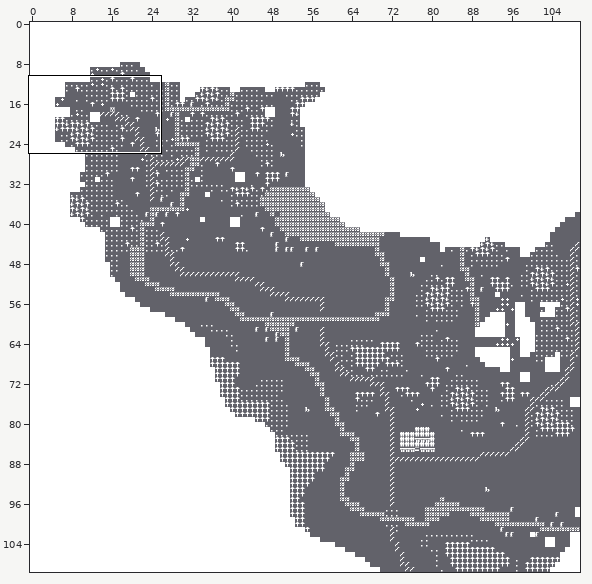
One commit to this Tiled map: raw/map.tmx. The picture above shows the old version from afar; the outline marks the close-up.
Close-up. Before the edit:
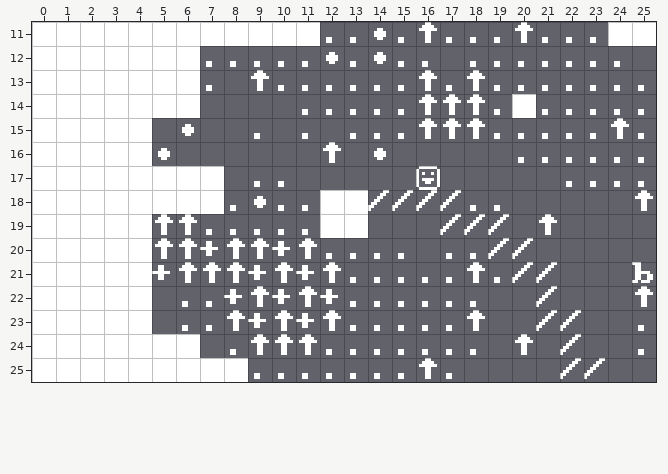
Cells are 8x8 px. Shown: x 0..25, y 11..25.
The same view after the edit:
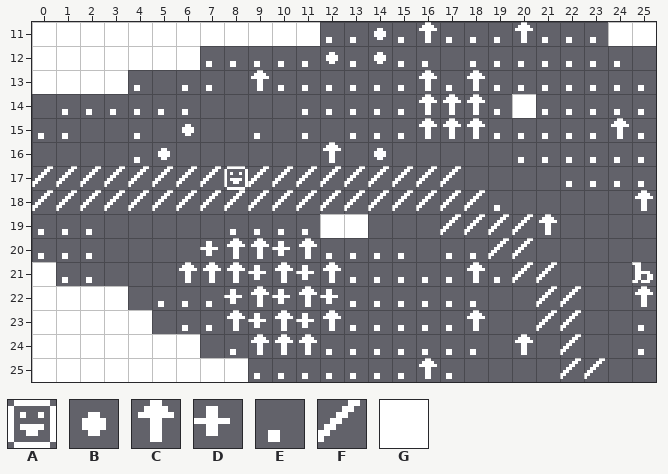
Key: from "cga8x8thick": A 1, B 7, C 24, D 43, E 46, F 47, G 219.
_ is an empty cell, . an unchanged one.
Diff:
--- layer "Tiles"
@@ x 0..22 @@
-13 ....GGG................
-14 GGGGGGG................
-15 GGGGG..................
-16 GGGGG..................
-17 GGGGGGGG_EE_____A_.....
-18 GGGGGGGGEBEEGG....E....
-19 GGGGGCCE............_..
-20 GGGGGCC................
-21 .GGGGD.................
-22 ....G_................_
+13 ....E_E................
+14 _EEEEEE................
+15 EE__E..................
+16 ____E..................
+17 FFFFFFFFAFFFFFFFFF.....
+18 FFFFFFFFFFFFFF....F....
+19 EEE_____............F..
+20 EEE____................
+21 .EE___.................
+22 ...._E................F
Where, in picture pixels (left, top, right, bottom), the same in both close-ups:
changed: (32, 70, 485, 310)
added: (512, 214, 533, 235)
added: (560, 286, 581, 307)
